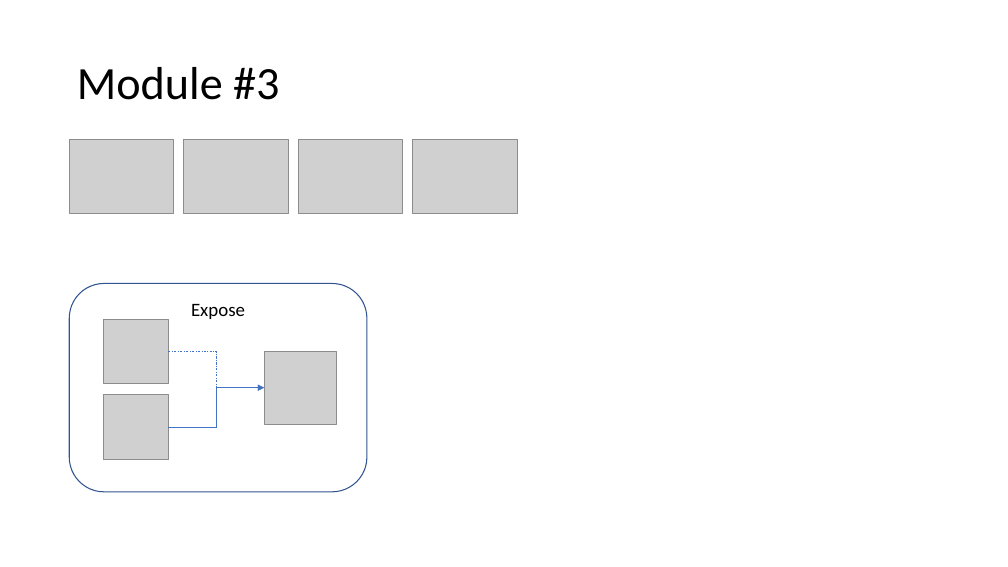
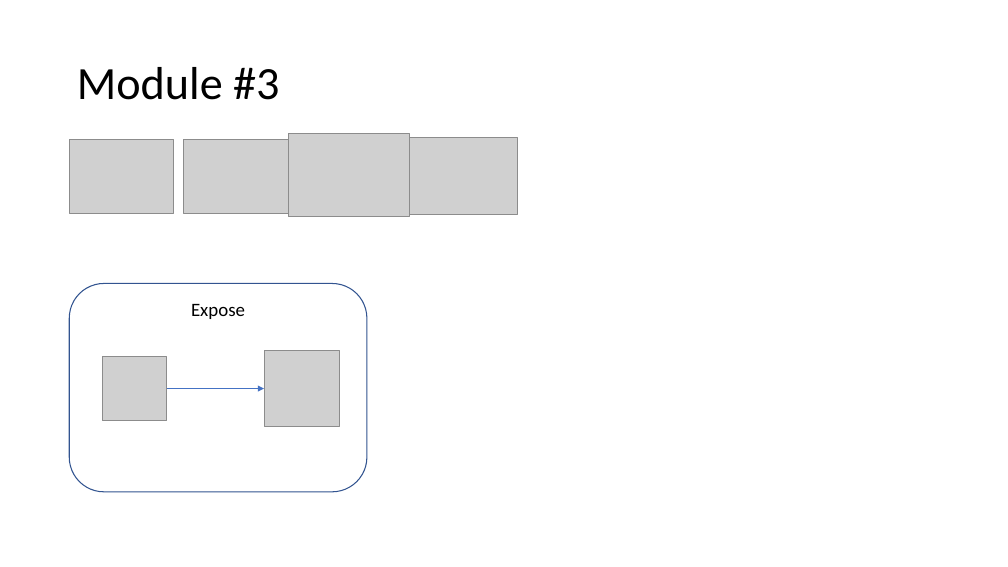
Before and after one commit to equinor/omnia-tutorial, a slide deck: slide 4 of admin/diagrams-images.pptx. Drawn at 1008x567 pixels with LibreOffice and Linux fonts; fonts in the diff are those of the drawing; grey boxes stand for pictures. Boxes give left, top, right and bottom in pixels: in the first picture for what was removed or moved away, otherwise in the second. Text is boxed around its words. In the diff, an @@ line names an element or a change of style, - is before the commit and + after.

```diff
--- a/admin/diagrams-images.pptx
+++ b/admin/diagrams-images.pptx
@@ picture: place and size @@
-picture at [298,140,402,213]
+picture at [288,134,409,217]
@@ picture: place and size @@
-picture at [413,140,517,213]
+picture at [408,138,517,214]
@@ picture removed at [104,319,168,383] @@
@@ picture: place and size @@
-picture at [104,395,168,459]
+picture at [102,356,166,420]
@@ elbow arrow removed from (169, 352) to (264, 388) @@
@@ elbow arrow moved from (169, 427) - (264, 388) to (166, 389) - (264, 389) @@
```
Also in this commit, not shown: 4 other slides changed.
